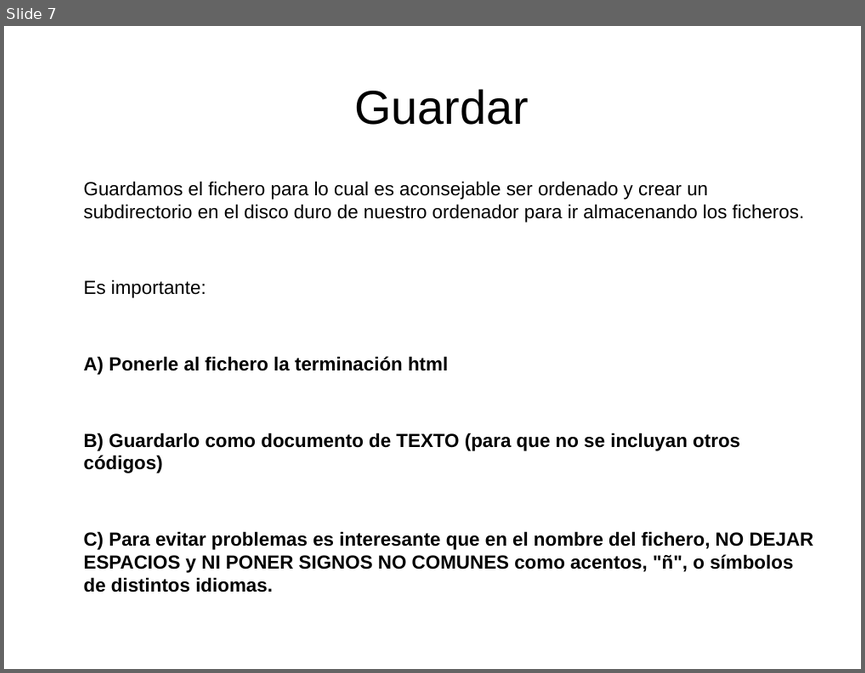
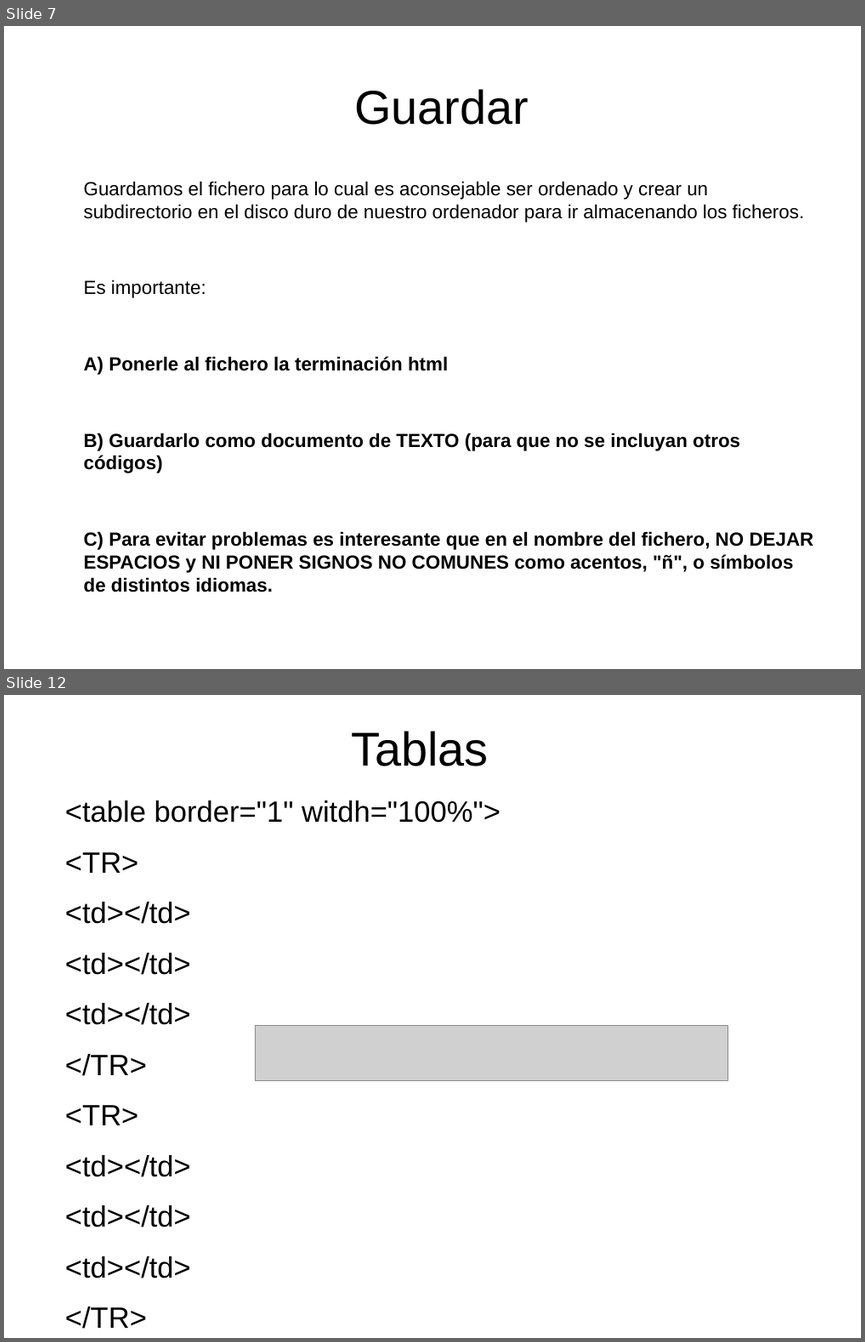
Before and after one commit to oslugr/campus15, a slide deck: Grupo mediano/Presentacion Html para Campus 15.odp. Shown one above the other, each under a label of ours: slide 7 before the commit, slides 7 and 12 after it; the slides between them are not shown. The pictures are 865x673 and 865x1342 pixels, drawn with LibreOffice and Linux fonts; fonts in the diff are those of the drawing; grey boxes stand for pictures. Boxes give left, top, right and bottom in pixels: in the first picture for what was removed or moved away, otherwise in the second. Text is boxed around its words. In the diff, an @@ line names an element or a change of style, - is before the commit and + after.

```diff
--- a/Grupo mediano/Presentacion Html para Campus 15.odp
+++ b/Grupo mediano/Presentacion Html para Campus 15.odp
@@ slide 12 added at (x1=4, y1=695, x2=861, y2=1338), background #FFFFFF @@
@@ title added at (x1=351, y1=731, x2=488, y2=766), 44 pt, text #000000 @@
+Tablas
@@ text added at (x1=65, y1=800, x2=500, y2=1328), 27.2 pt, text #000000 @@
+<table border="1" witdh="100%">
+<TR>
+<td></td>
+<td></td>
+<td></td>
+</TR>
+<TR>
+<td></td>
+<td></td>
+<td></td>
+</TR>
+</Table>
@@ picture added at (x1=255, y1=1026, x2=728, y2=1081) @@
```
Also in this commit, not shown: 14 other slides added.
